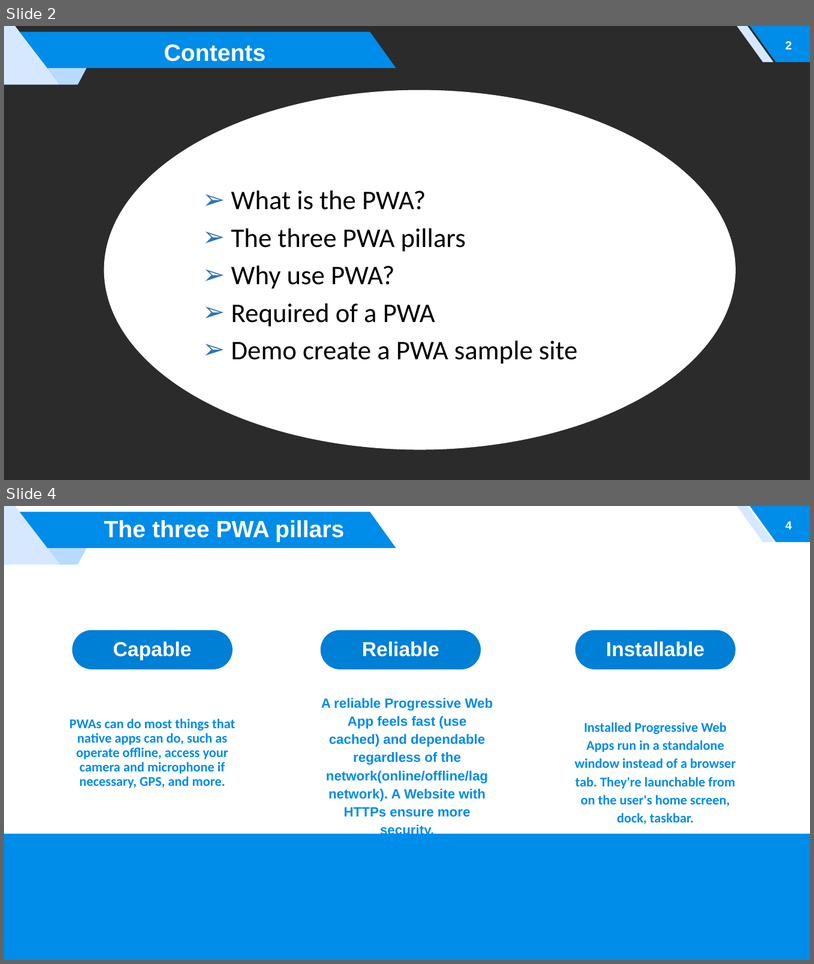
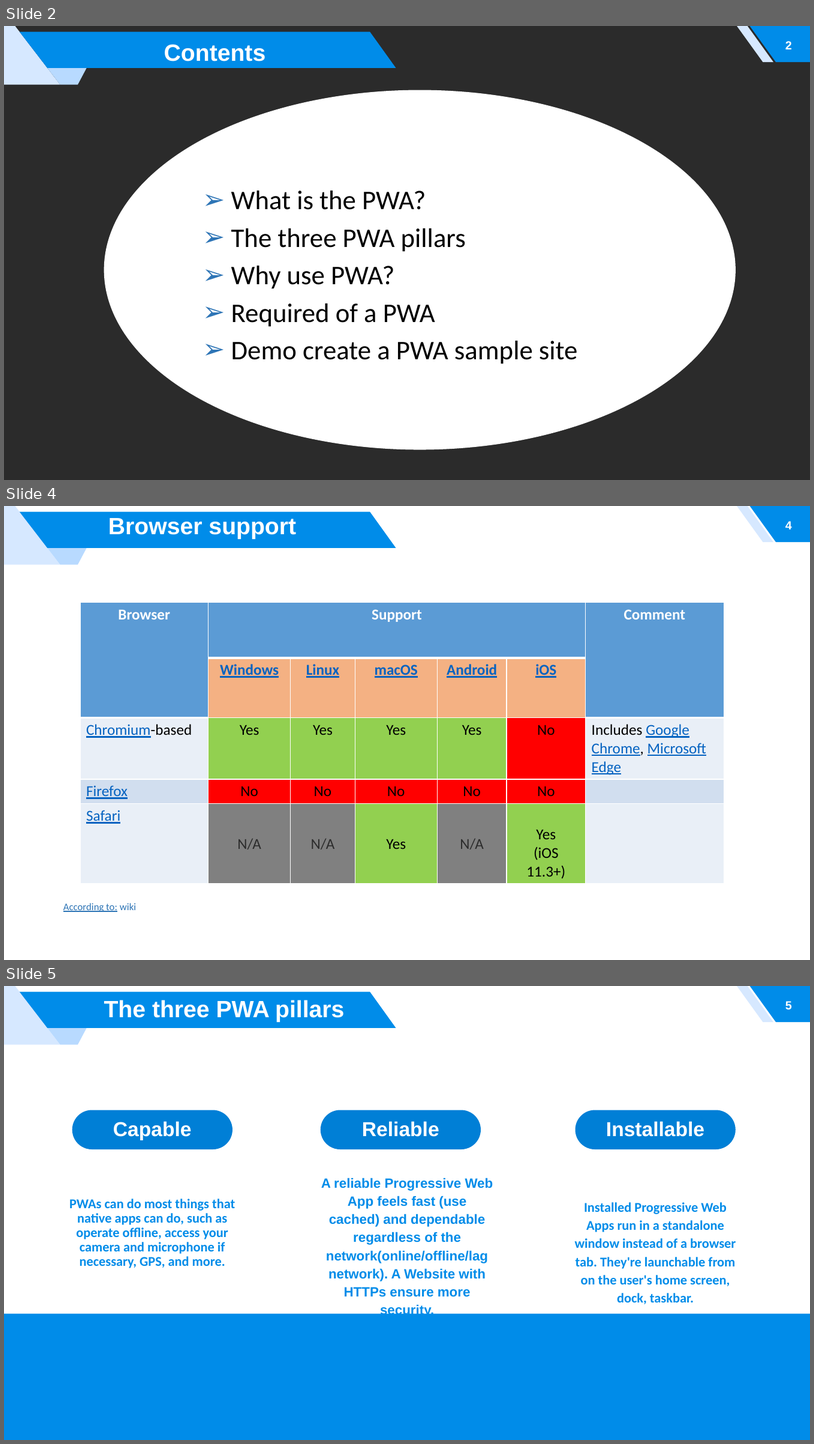
Before and after one commit to thanhnv011094/thuyet-trinh-pwa, a slide deck: PWA.pptx. Shown one above the other, each under a label of ours: slides 2 and 4 before the commit, slides 2, 4 and 5 after it; the slides between them are not shown. The pictures are 814x964 and 814x1444 pixels, drawn with LibreOffice and Linux fonts; fonts in the diff are those of the drawing; background and template pictures are left out; a plain dark background stands for a picture behind light text. Boxes give left, top, right and bottom in pixels: in the first picture for what was removed or moved away, otherwise in the second. Text is boxed around its words. In the diff, an @@ line names an element or a change of style, - is before the commit and + after.

```diff
--- a/PWA.pptx
+++ b/PWA.pptx
@@ slide 4 added at bbox=[4, 506, 810, 960], background picture (left out); not listed: 5 template elements that a slide beside it also shows @@
@@ title added at bbox=[108, 518, 296, 539], 28 pt, text #FFFFFF, bold @@
+Browser support
@@ page number added at bbox=[786, 521, 792, 529], 14 pt, text #FFFFFF, bold @@
+4
@@ table added at bbox=[80, 602, 725, 881], 5 rows, 7 columns @@
+Browser | Support |  |  |  |  | Comment
+ | Windows | Linux | macOS | Android | iOS | 
+Chromium-based | Yes | Yes | Yes | Yes | No | Includes Google Chrome, Microsoft Edge
+Firefox | No | No | No | No | No | 
+Safari | N/A | N/A | Yes | N/A | Yes (iOS 11.3+) | 
@@ text added at bbox=[63, 903, 136, 912], 12 pt, text #2E75B6, underline @@
+According to: wiki
@@ what was slide 4 is now slide 5 @@
@@ page number at bbox=[786, 1001, 792, 1009]: text changed @@
-4
+5
```
Also in this commit, not shown: 4 slides changed.
